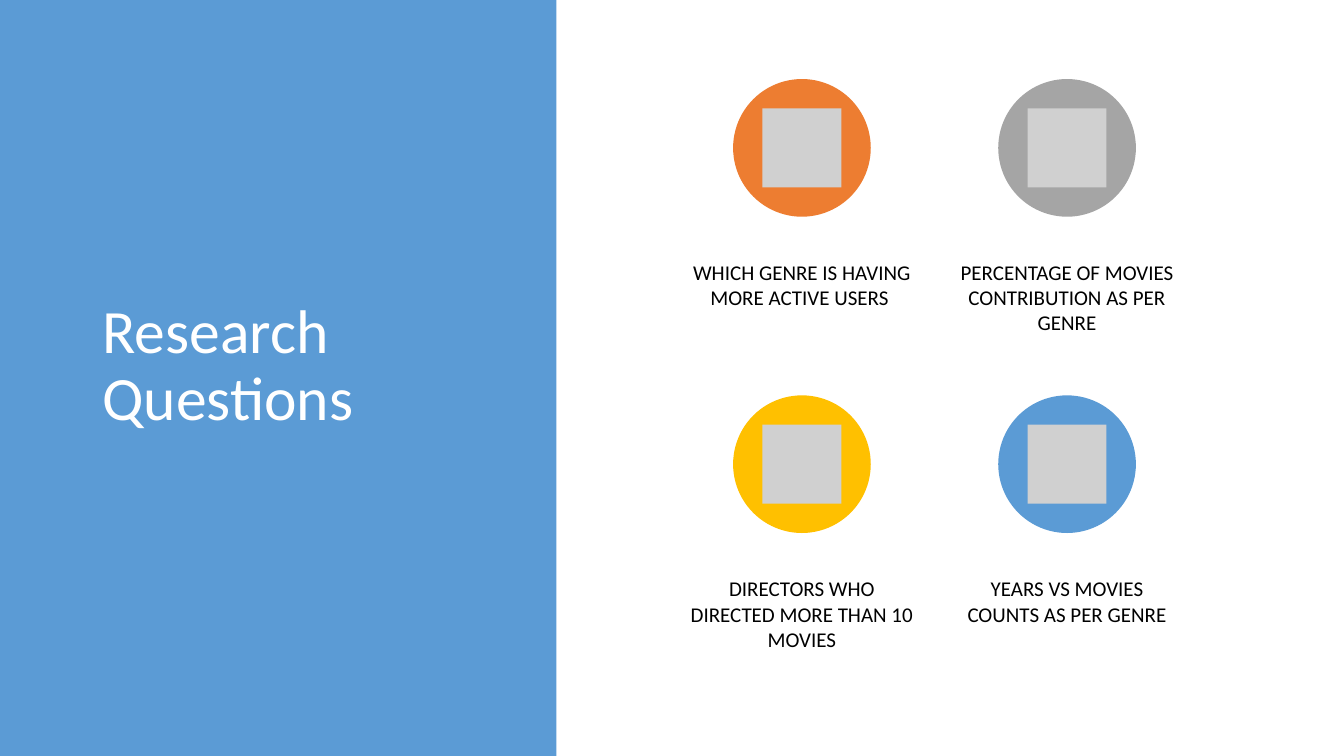
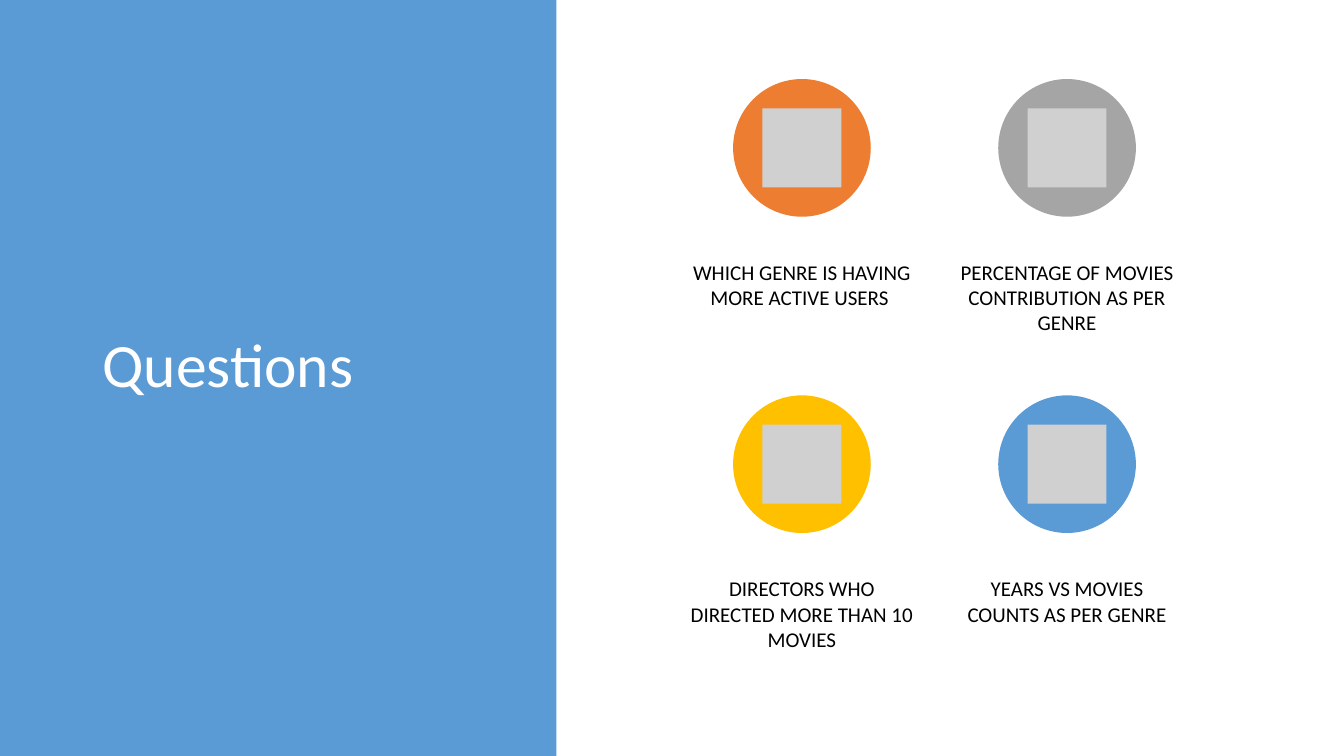
Before and after one commit to prasoons/ProjectDW, a slide deck: slide 3 of Project Presentation - Data Wranglers.pptx. Drawn at 1344x756 pixels with LibreOffice and Linux fonts; fonts in the diff are those of the drawing; grey boxes stand for pictures. Boxes give left, top, right and bottom in pixels: in the first picture for what was removed or moved away, otherwise in the second. Text is boxed around its words. In the diff, an @@ line names an element or a change of style, - is before the commit and + after.

```diff
--- a/Project Presentation - Data Wranglers.pptx
+++ b/Project Presentation - Data Wranglers.pptx
@@ title at (x1=102, y1=344, x2=353, y2=395): text changed @@
-Research Questions
+Questions
```
Also in this commit, not shown: 3 other slides changed.
